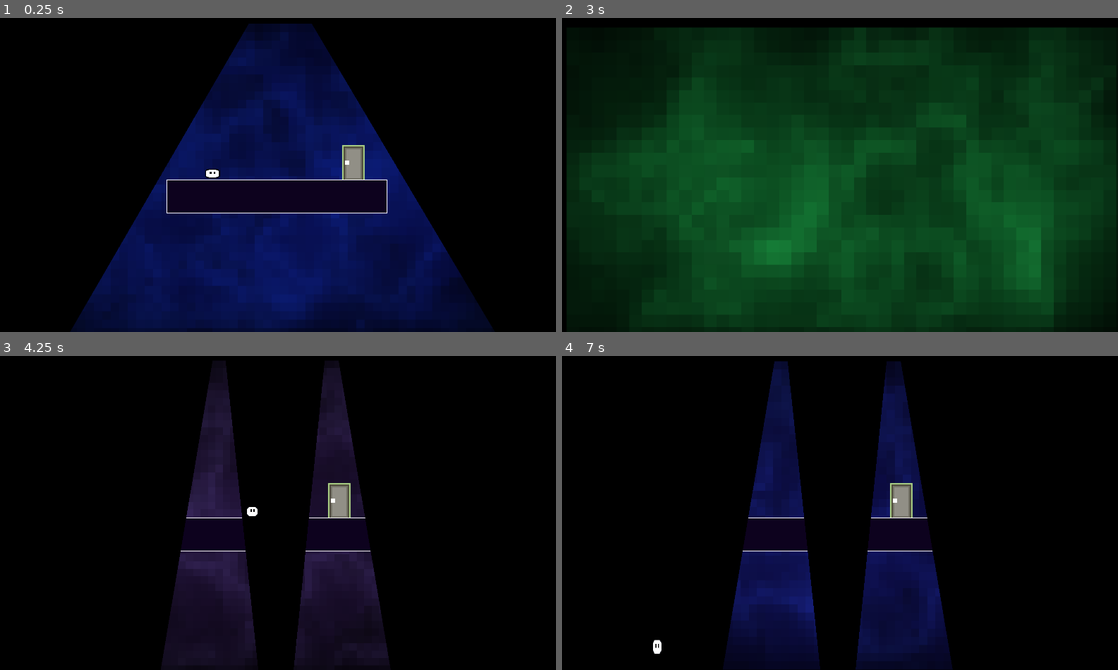
Above: before the commit, frames 1-4 (two rows, left to right).
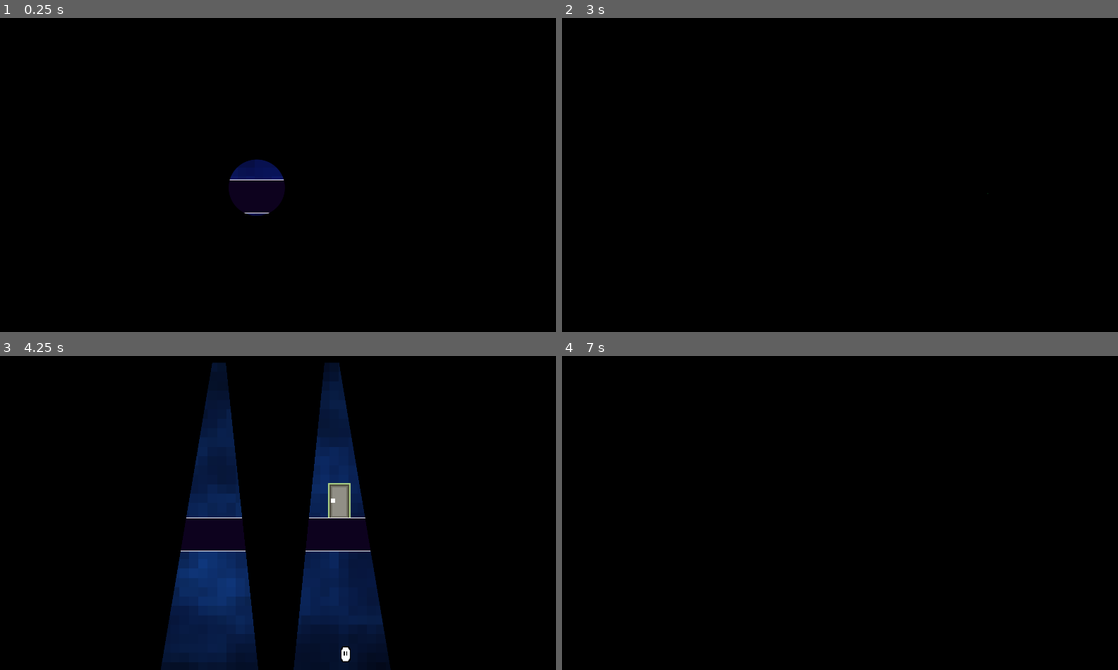
Above: after the commit, the same moments.

Repository: picalexs/LightBender
Game: Godot game, scene res://levels/demo_levels/level1.tscn
Same seed, same stepped clock (60 frames per second), same inputs: the game is played once before the commit and once after it.
Inputs:
- Up to frame 1 (0.25 s): no input
- Up to frame 2 (3 s): tap Enter (ui_accept) at 0.5, 0.77, 1.52 s; hold Right (ui_right) 0.53-2.03 s; tap Shift (dash) at 0.6 s; tap F (lb_pickup) at 1.35 s; tap E (lb_select) at 2, 2.85 s; hold Left (ui_left) 2.03-2.78 s; hold R (lb_rotate) 2.03-2.78 s; hold Right (ui_right) from 2.78 s (still down)
- Up to frame 3 (4.25 s): keep holding Right (ui_right); tap Enter (ui_accept) at 3.02, 3.77 s; tap O at 3.6 s
- Up to frame 4 (7 s): release Right (ui_right) at 4.28 s; hold Left (ui_left) 4.28-5.03 s; tap Shift (dash) at 4.35 s; tap Enter (ui_accept) at 4.52, 6.02, 6.77 s; hold Right (ui_right) 5.03-5.78 s; hold F (lb_pickup) 5.03-5.78 s; hold Left (ui_left) from 5.78 s (still down); tap R (lb_rotate) at 5.85 s; hold E (lb_select) from 6.53 s (still down)

The runs differ from the first frame. In frame 1, 42% of the frame differs, in the area x 12-89%, y 1-100%; in frame 2, 92%, in the area x 0-100%, y 2-100%; in frame 3, 11%; in frame 4, 20%.

Commit message:
Extracted Circle logic & Fixed transition between scenes

Diff:
--- a/light-bender/features/door/door.gd
+++ b/light-bender/features/door/door.gd
@@ -32,9 +32,7 @@
 		body_entered.connect(_on_body_entered)
 		body_exited.connect(_on_body_exited)
 		if transition == null:
-			var root = get_tree().current_scene
-			if root != null:
-				transition = root.find_child("CircleTransition", true, false)
+			transition = get_node_or_null("/root/CircleTransition")
 
 func _apply_color() -> void:
 	if has_node("ColorRect"):
--- a/light-bender/features/respawn/respawn_controller.gd
+++ b/light-bender/features/respawn/respawn_controller.gd
@@ -4,7 +4,7 @@
 signal respawn_completed(source: StringName)
 
 const SOURCE_MANUAL: StringName = &"manual"
-const SOURCE_FALL: StringName   = &"fall_limit"
+const SOURCE_FALL: StringName = &"fall_limit"
 
 @export_group("Nodes")
 @export var player_path: NodePath = ^"../Player"
@@ -27,10 +27,14 @@
 var _pending_respawn_source: StringName = &""
 
 @onready var _player: CharacterBody2D = get_node_or_null(player_path) as CharacterBody2D
-@onready var _respawn_transition = get_node_or_null(transition_path)
+var _respawn_transition: Node = null
 
 
 func _ready() -> void:
+	if not transition_path.is_empty():
+		_respawn_transition = get_node_or_null(transition_path)
+	if _respawn_transition == null:
+		_respawn_transition = get_node_or_null("/root/CircleTransition")
 	_cache_spawn_position()
 	_connect_transition_signals()
 
--- a/light-bender/features/transition/circle_transition.gd
+++ b/light-bender/features/transition/circle_transition.gd
@@ -67,6 +67,48 @@
 
 func play_ring_from_world_position(world_pos: Vector2, ring_radius: float = 80.0, ring_hold: float = 0.2, custom_hold_delay: float = -1.0, phase1_dur: float = -1.0, phase2_dur: float = -1.0) -> void:
 	_play_ring_from_screen_pos(_world_to_screen(world_pos), ring_radius, ring_hold, custom_hold_delay, phase1_dur, phase2_dur)
+
+
+func play_ring_open_from_target(ring_radius: float = 80.0, ring_hold: float = 0.2, phase1_dur: float = -1.0, phase2_dur: float = -1.0) -> void:
+	_resolve_target()
+	if _target_node != null:
+		_play_ring_open_from_screen_pos(_world_to_screen(_target_node.global_position), ring_radius, ring_hold, phase1_dur, phase2_dur)
+		return
+	var player = _find_player()
+	if player != null:
+		_play_ring_open_from_screen_pos(_world_to_screen(player.global_position), ring_radius, ring_hold, phase1_dur, phase2_dur)
+		return
+	if fallback_to_viewport_center:
+		_play_ring_open_from_screen_pos(_get_viewport_size() * 0.5, ring_radius, ring_hold, phase1_dur, phase2_dur)
+
+
+func play_ring_open_from_world_position(world_pos: Vector2, ring_radius: float = 80.0, ring_hold: float = 0.2, phase1_dur: float = -1.0, phase2_dur: float = -1.0) -> void:
+	_play_ring_open_from_screen_pos(_world_to_screen(world_pos), ring_radius, ring_hold, phase1_dur, phase2_dur)
+
+
+func _play_ring_open_from_screen_pos(screen_pos: Vector2, ring_radius: float, ring_hold: float, phase1_dur: float = -1.0, phase2_dur: float = -1.0) -> void:
+	_sanitize_settings()
+	_kill_active_tween()
+
+	var clamped_center = _clamp_to_viewport(screen_pos)
+	var max_radius = _radius_to_cover_viewport(clamped_center)
+	var ring_open_dur := phase1_dur if phase1_dur > 0.0 else open_duration * 1.5
+	var ring_expand_dur := phase2_dur if phase2_dur > 0.0 else open_duration * 2.0
+
+	_overlay.visible = true
+	_set_hole_center(clamped_center)
+	_set_hole_radius(0.0)
+
+	_is_running = true
+	transition_started.emit()
+
+	_active_tween = create_tween()
+	_active_tween.tween_method(_set_hole_radius, 0.0, ring_radius, ring_open_dur) \
+		.set_trans(Tween.TRANS_CUBIC).set_ease(Tween.EASE_OUT)
+	_active_tween.tween_interval(ring_hold)
+	_active_tween.tween_method(_set_hole_radius, ring_radius, max_radius, ring_expand_dur) \
+		.set_trans(Tween.TRANS_QUAD).set_ease(Tween.EASE_IN)
+	_active_tween.tween_callback(_on_transition_finished)
 
 
 func _play_ring_from_screen_pos(screen_pos: Vector2, ring_radius: float, ring_hold: float, custom_hold_delay: float, phase1_dur: float = -1.0, phase2_dur: float = -1.0) -> void:
@@ -126,6 +168,30 @@
 	_active_tween.tween_callback(_on_fully_covered)
 	if effective_hold > 0.0:
 		_active_tween.tween_interval(effective_hold)
+	_active_tween.tween_method(_set_hole_radius, 0.0, max_radius, open_duration)
+	_active_tween.tween_callback(_on_transition_finished)
+
+
+func play_open(custom_center: Vector2 = Vector2.ZERO) -> void:
+	_sanitize_settings()
+	_kill_active_tween()
+
+	var center: Vector2
+	if custom_center == Vector2.ZERO:
+		center = _get_viewport_size() * 0.5
+	else:
+		center = _clamp_to_viewport(custom_center)
+	var max_radius = _radius_to_cover_viewport(center)
+
+	_overlay.visible = true
+	_set_hole_center(center)
+	_set_hole_radius(0.0)
+
+	_is_running = true
+	transition_started.emit()
+
+	_active_tween = create_tween()
+	_active_tween.set_trans(Tween.TRANS_SINE).set_ease(Tween.EASE_OUT)
 	_active_tween.tween_method(_set_hole_radius, 0.0, max_radius, open_duration)
 	_active_tween.tween_callback(_on_transition_finished)
 
--- a/light-bender/levels/base_level/base_level.gd
+++ b/light-bender/levels/base_level/base_level.gd
@@ -1,7 +1,14 @@
 extends Node2D
+
+@export_group("Entry Transition")
+@export var entry_ring_radius: float = 80.0
+@export var entry_ring_hold: float = 0.1
+@export var entry_phase1_duration: float = -1.0
+@export var entry_phase2_duration: float = -1.0
 
 func _ready() -> void:
 	BackgroundManager.set_state("idle", 1.2)
+	CircleTransition.play_ring_open_from_target(entry_ring_radius, entry_ring_hold, entry_phase1_duration, entry_phase2_duration)
 
 func _unhandled_input(event: InputEvent) -> void:
 	if event.is_action_pressed("ui_cancel"):
--- a/light-bender/levels/base_level/base_level.tscn
+++ b/light-bender/levels/base_level/base_level.tscn
@@ -5,7 +5,6 @@
 [ext_resource type="PackedScene" uid="uid://cysuppjvuw1wv" path="res://features/darkmanager/dark_manager.tscn" id="2_46036"]
 [ext_resource type="PackedScene" uid="uid://brtr2cyku4f44" path="res://assets/tilemaps/tile_map_layer.tscn" id="3_maq6b"]
 [ext_resource type="Script" uid="uid://bqpuml7s3dshn" path="res://features/respawn/respawn_controller.gd" id="4_0rg8l"]
-[ext_resource type="PackedScene" path="res://features/transition/circle_transition.tscn" id="5_6w4ab"]
 
 [node name="BaseLevel" type="Node2D" unique_id=506907771]
 script = ExtResource("1_46036")
@@ -18,9 +17,6 @@
 
 [node name="RespawnController" type="Node" parent="." unique_id=1286864562]
 script = ExtResource("4_0rg8l")
-transition_path = NodePath("CircleTransition")
-
-[node name="CircleTransition" parent="RespawnController" unique_id=1146401117 instance=ExtResource("5_6w4ab")]
 
 [node name="Camera2D" type="Camera2D" parent="." unique_id=1800407760]
 zoom = Vector2(2.41, 2.41)
--- a/light-bender/project.godot
+++ b/light-bender/project.godot
@@ -20,6 +20,7 @@
 Global="*uid://b340w2qoelw87"
 BackgroundManager="*uid://iufps20rdm22"
 GodotAIBridgeRuntime="*uid://d2q1g4sgk4ffg"
+CircleTransition="*res://features/transition/circle_transition.tscn"
 
 [display]
 
